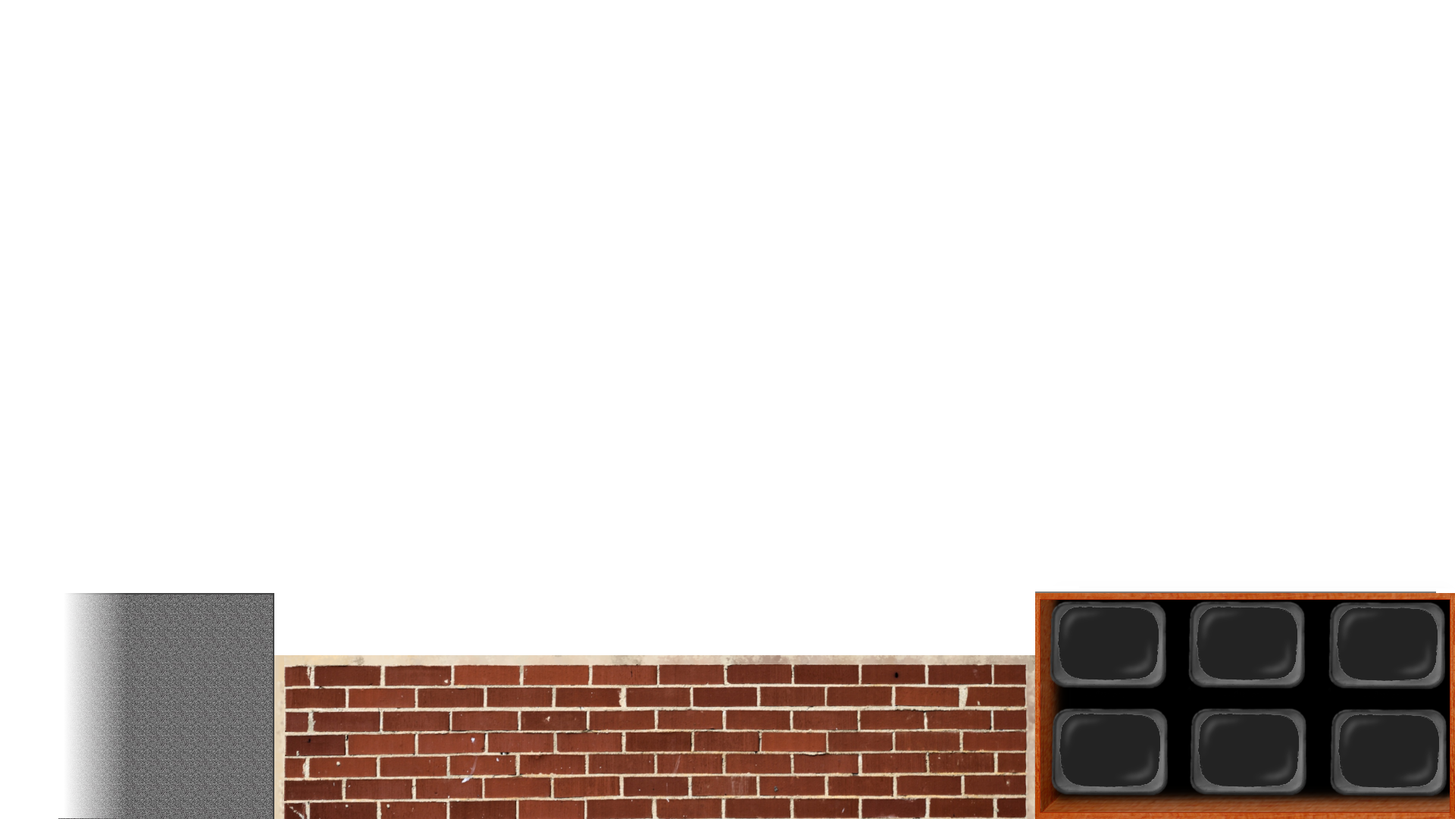
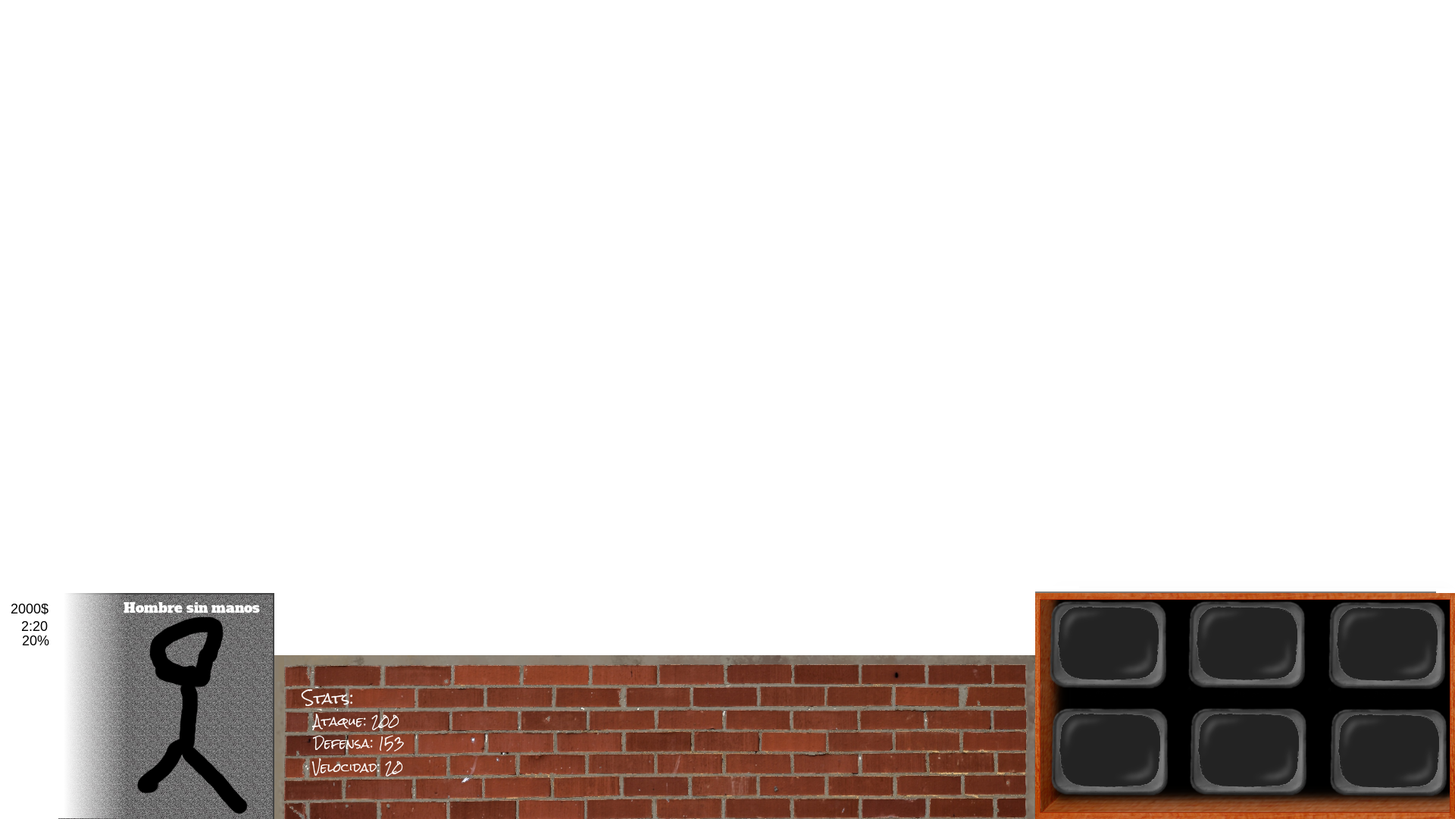
Layered file, before and after one edit (1455 × 819). Changes by layer:
added layer "Defensa: 153" above "Ataque: 200" over 312, 734, 405, 752
added layer "Ataque: 200" above "Velocidad: 20" over 311, 713, 400, 731
added layer "Velocidad: 20" above "Stats:" over 311, 757, 404, 777
added layer "Stats:" above "20%" over 300, 688, 354, 706
added layer "20%" above "2:20" over 21, 635, 50, 646
added layer "2:20" above "2000$" over 21, 620, 48, 631
added layer "2000$" above "Hombre sin manos" over 10, 603, 49, 615
added layer "Hombre sin manos" above "Sample text" over 123, 601, 260, 613
added layer "Sample text" above "Capa" over 136, 616, 248, 815
painted on "red-brick-wall-1468151510Etr.jpg" over 274, 654, 1036, 819
